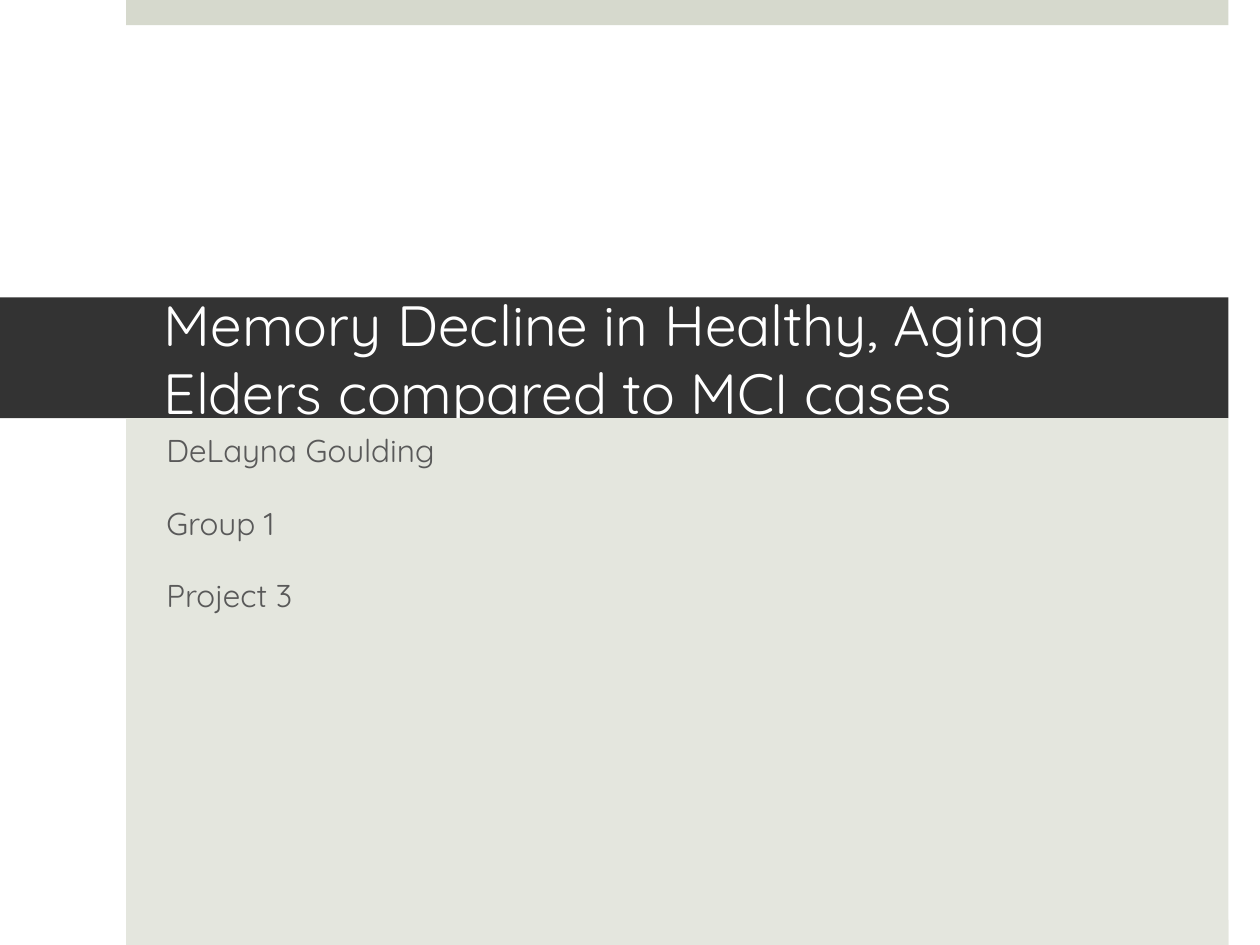
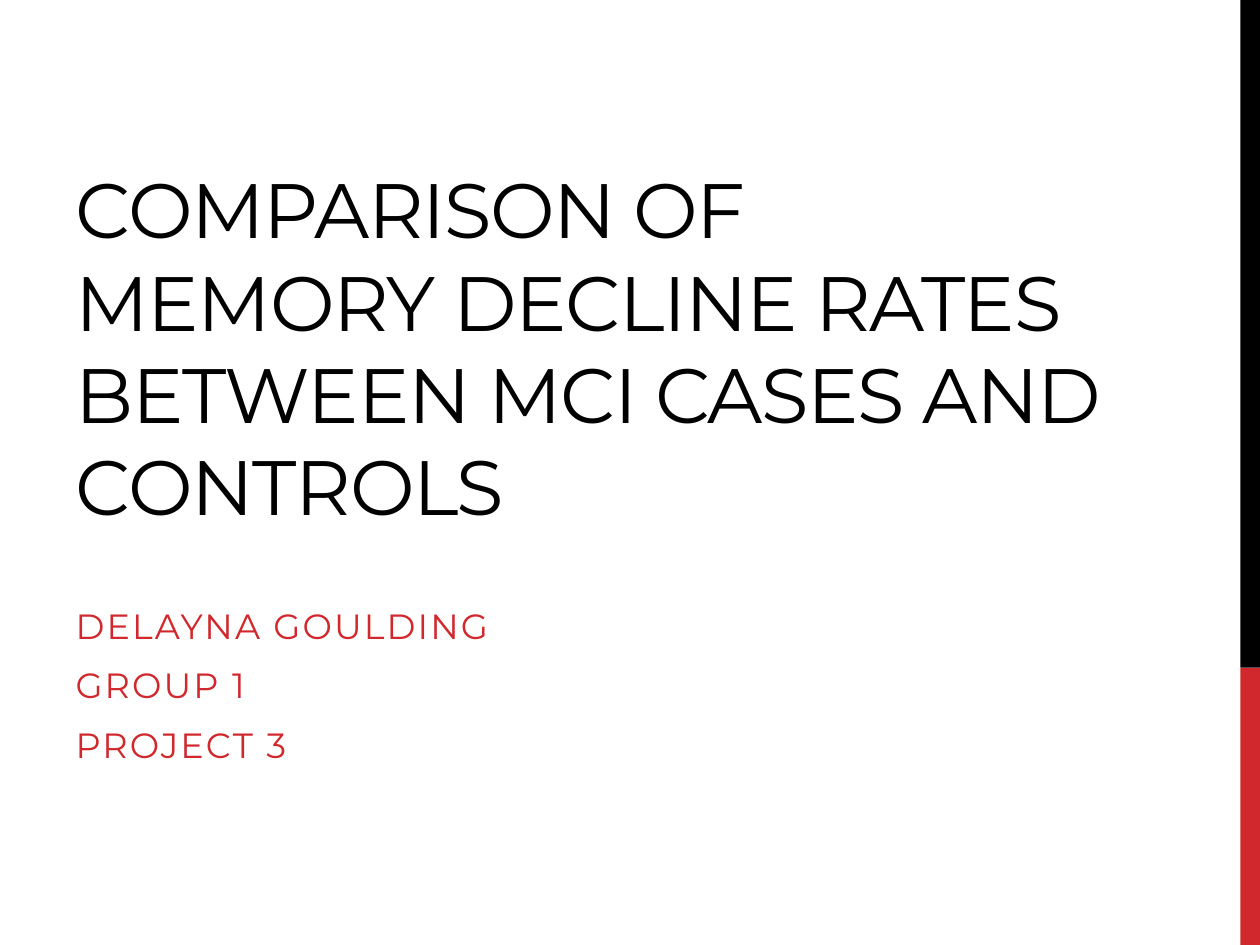
Before and after one commit to Delgoulding/Biostat-Projects, a slide deck: slide 1 of Project3/Reports/Project 3 Presentation.pptx. Drawn at 1260x945 pixels with LibreOffice and Linux fonts; fonts in the diff are those of the drawing. Boxes give left, top, right and bottom in pixels: in the first picture for what was removed or moved away, otherwise in the second. Text is boxed around its words. In the diff, an @@ line names an element or a change of style, - is before the commit and + after.

Commit message:
Finished Project 3

```diff
--- a/Project3/Reports/Project 3 Presentation.pptx
+++ b/Project3/Reports/Project 3 Presentation.pptx
@@ rectangle removed at (126,0,1228,25) @@
@@ rectangle added at (1240,0,1260,668), fill #000000 @@
@@ title "COMPARISON OF MEMORY DECLINE RATES ...": place and size @@
-title "COMPARISON OF MEMORY DECLINE RATES ..." at (0,297,1228,418)
+title "COMPARISON OF MEMORY DECLINE RATES ..." at (76,183,1102,516)
@@ title "COMPARISON OF MEMORY DECLINE RATES ..." at (76,183,1102,516): fill #333333 to none @@
@@ title at (76,183,1102,516): text changed; size 32.4 to 44 pt; font Quicksand to Montserrat; text colour #FFFFFF to #000000 @@
-Memory Decline in Healthy, Aging Elders compared to MCI cases
+COMPARISON OF MEMORY DECLINE RATES BETWEEN MCI CASES AND CONTROLS
@@ subtitle "DELAYNA GOULDING": place and size @@
-subtitle "DELAYNA GOULDING" at (126,418,1228,945)
+subtitle "DELAYNA GOULDING" at (76,614,488,759)
@@ subtitle "DELAYNA GOULDING" at (76,614,488,759): fill #E4E6DE to none @@
@@ subtitle at (76,614,488,759): text changed; size 18 to 20 pt; font Quicksand to Montserrat; text colour #595959 to #D1282E @@
-DeLayna Goulding
-Group 1
-Project 3
+DELAYNA GOULDING
+GROUP 1
+PROJECT 3
@@ rectangle added at (1240,668,1260,945), fill #D1282E @@
@@ rectangle removed at (126,920,1228,945) @@
```
Also in this commit, not shown: 6 other slides changed, 5 other files.
